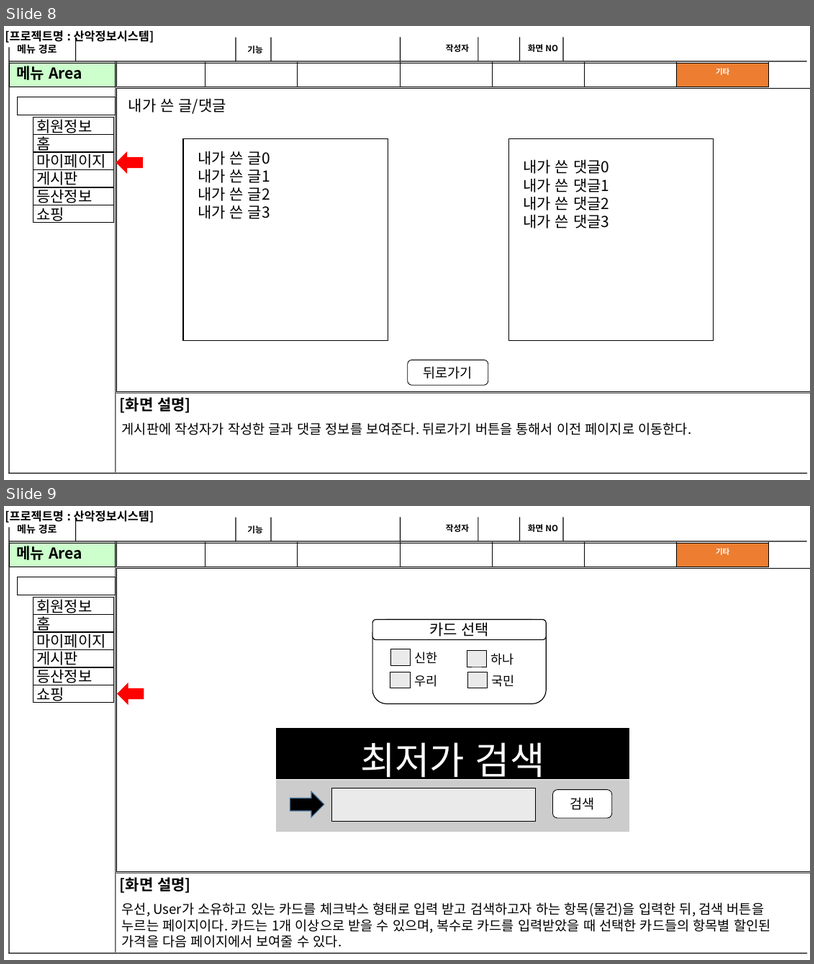
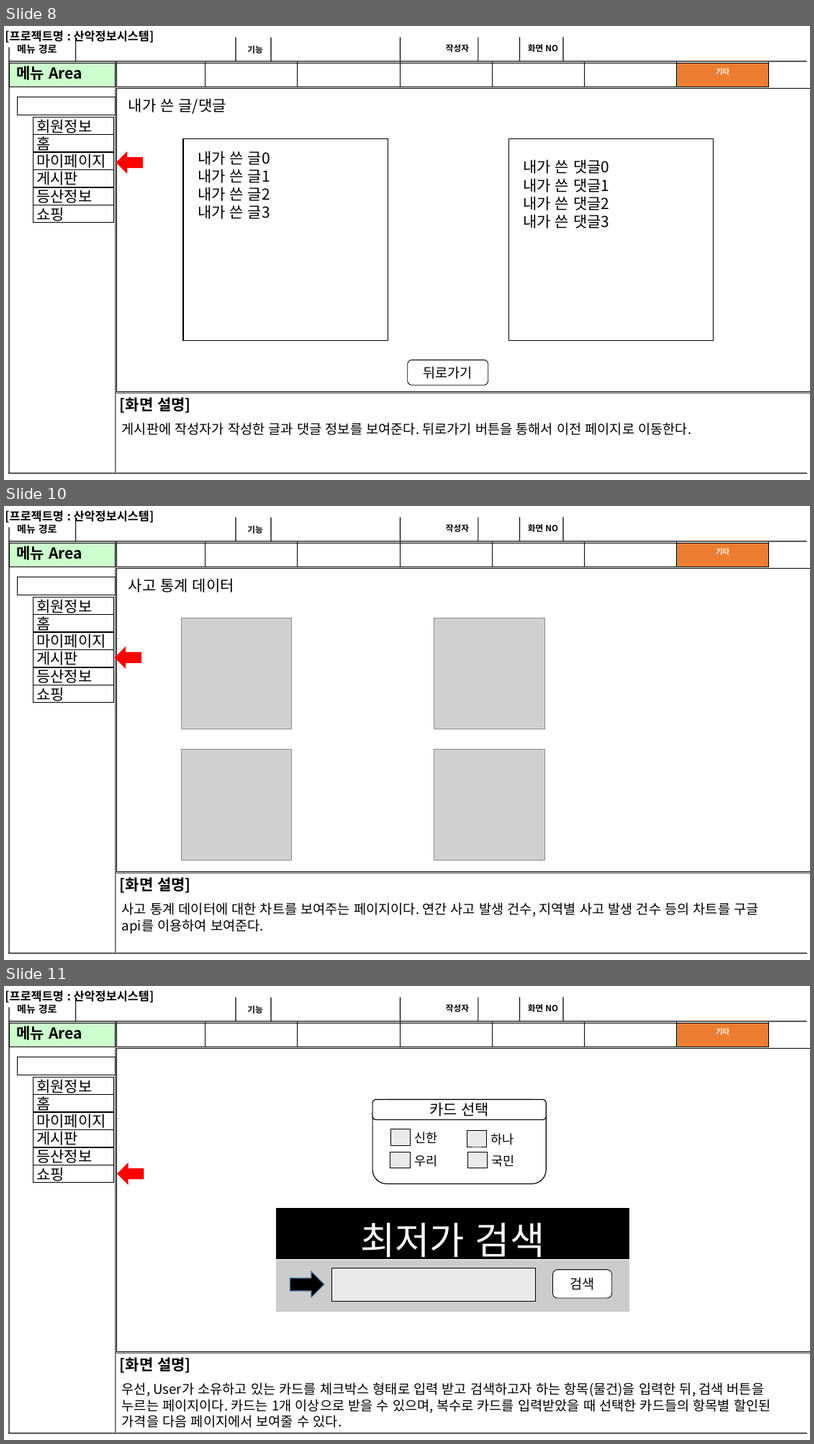
Before and after one commit to DDAMDOO/project, a slide deck: documents/스토리보드_5조_종합.pptx. Shown one above the other, each under a label of ours: slides 8 and 9 before the commit, slides 8, 10 and 11 after it; the slides between them are not shown. The pictures are 814x964 and 814x1444 pixels, drawn with LibreOffice and Linux fonts; fonts in the diff are those of the drawing; grey boxes stand for pictures. Boxes give left, top, right and bottom in pixels: in the first picture for what was removed or moved away, otherwise in the second. Text is boxed around its words. In the diff, an @@ line names an element or a change of style, - is before the commit and + after.

```diff
--- a/documents/스토리보드_5조_종합.pptx
+++ b/documents/스토리보드_5조_종합.pptx
@@ slide 10 added at [4, 506, 810, 960], background #FFFFFF; not listed: 29 template elements that a slide beside it also shows @@
@@ text added at [129, 578, 234, 592], 18 pt, text #000000 @@
+사고 통계 데이터
@@ picture added at [181, 618, 292, 728] @@
@@ picture added at [434, 618, 545, 728] @@
@@ left arrow added at [116, 648, 142, 667], fill #FF0000, outline #FF0000 1 pt @@
@@ picture added at [181, 749, 292, 860] @@
@@ picture added at [434, 749, 545, 860] @@
@@ text added at [122, 902, 759, 934], 16 pt, text #000000 @@
+사고 통계 데이터에 대한 차트를 보여주는 페이지이다. 연간 사고 발생 건수, 지역별 사고 발생 건수 등의 차트를 구글 api를 이용하여 보여준다.
@@ what was slide 9 is now slide 11 @@
```
Also in this commit, not shown: 1 other slide added, 2 other files.
